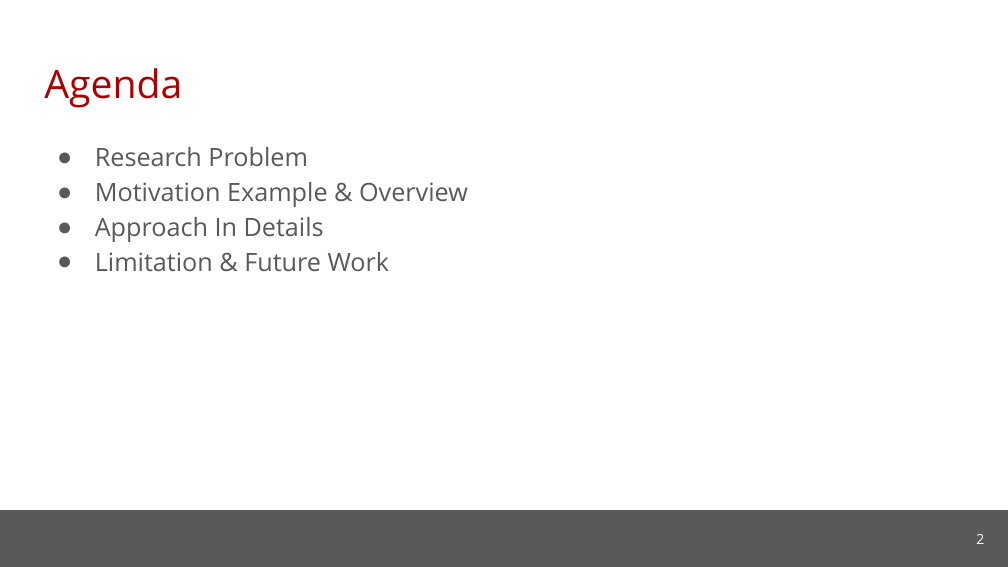
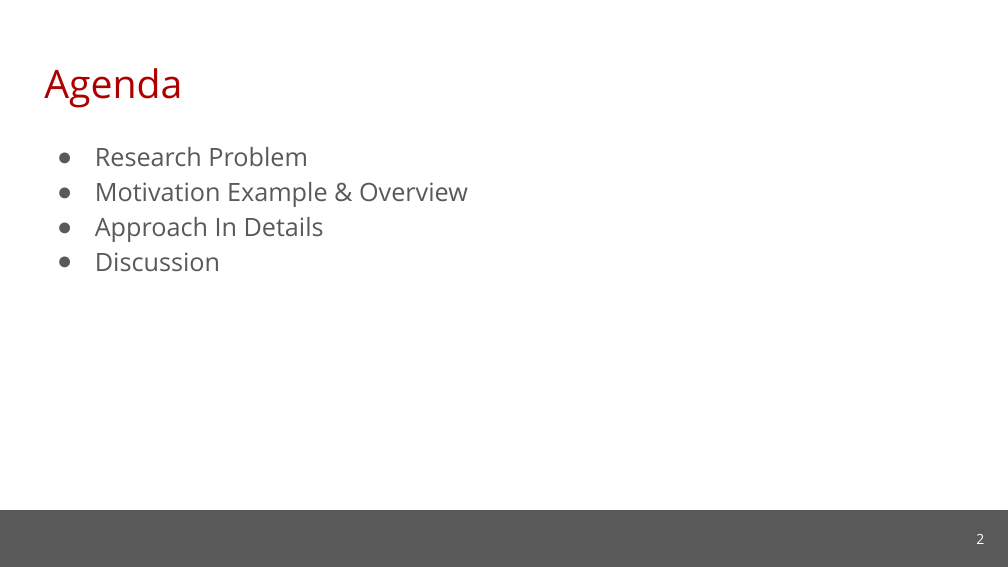
Before and after one commit to cmu-soda/Robustness, a slide deck: slide 2 of Robustness.pptx. Drawn at 1008x567 pixels with LibreOffice and Linux fonts; fonts in the diff are those of the drawing; background and template pictures are left out. Boxes give left, top, right and bottom in pixels: in the first picture for what was removed or moved away, otherwise in the second. Text is boxed around its words. In the diff, an @@ line names an element or a change of style, - is before the commit and + after.

```diff
--- a/Robustness.pptx
+++ b/Robustness.pptx
@@ text at (95,252,220,271): text changed @@
-● Limitation & Future Work
+● Discussion
```
Also in this commit, not shown: 5 other slides changed, 9 slides added, 1 slide removed.
